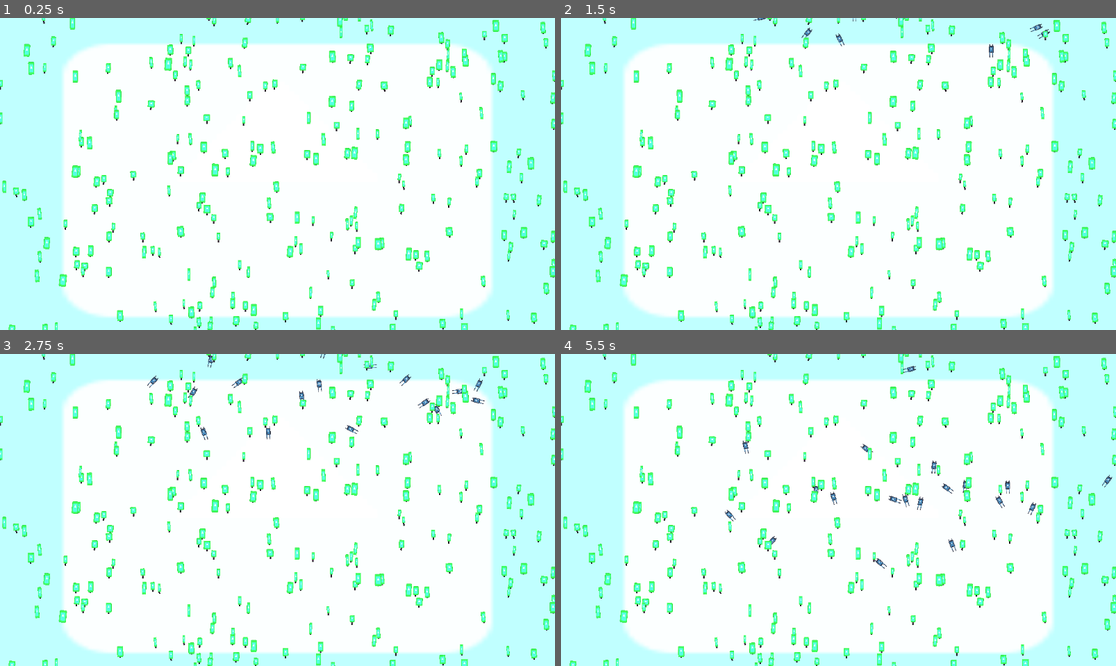
Above: before the commit, frames 1-4 (two rows, left to right).
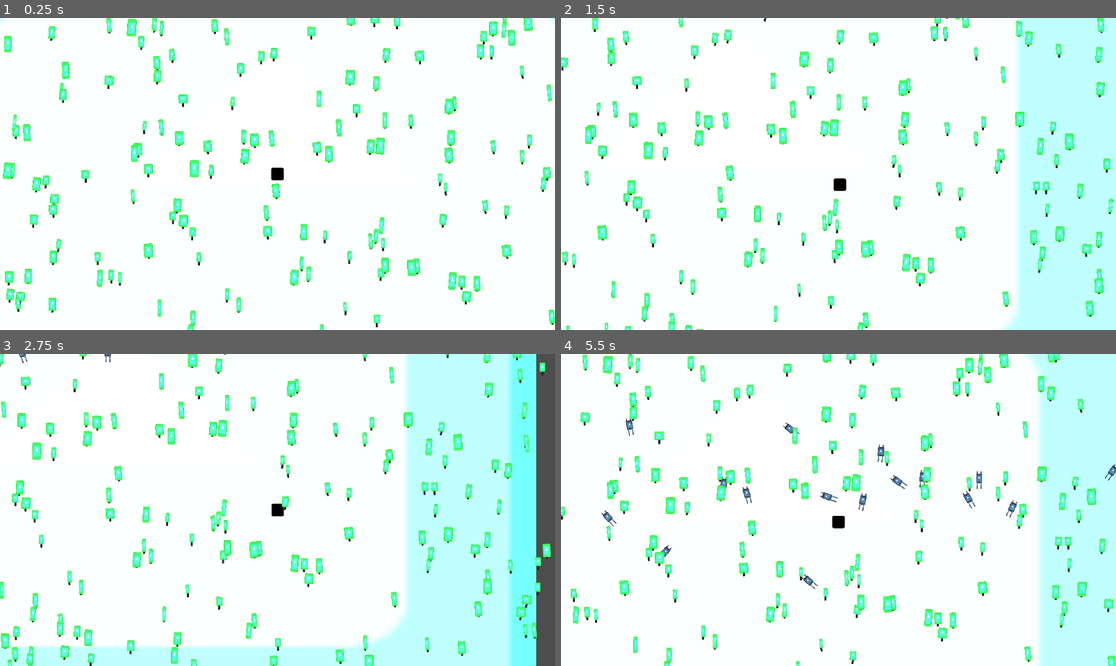
Above: after the commit, the same moments.

Repository: Beandream/GMTK23
Game: Godot game, scene res://main.tscn
Same seed, same stepped clock (60 frames per second), same inputs: the game is played once before the commit and once after it. The engine's default icon, where the game draws it, is replaced by a stand-in: a white triangle on a blue panel in a dark square.
Inputs:
- Up to frame 1 (0.25 s): no input
- Up to frame 2 (1.5 s): tap Enter at 0.5 s; hold D (right, bound only after the commit) 0.53-1.28 s; tap Space (attack, bound only after the commit) at 0.6, 1.35 s; hold S (down, bound only after the commit) from 1.28 s (still down)
- Up to frame 3 (2.75 s): release S (down, bound only after the commit) at 2.03 s; hold D (right, bound only after the commit) from 2.03 s (still down); tap Space (attack, bound only after the commit) at 2.1 s
- Up to frame 4 (5.5 s): release D (right, bound only after the commit) at 2.78 s; hold W (up, bound only after the commit) 2.78-3.53 s; tap Space (attack, bound only after the commit) every 0.75 s from 2.85 to 5.1 s; hold A (left, bound only after the commit) 3.53-5.03 s; hold S (down, bound only after the commit) from 5.03 s (still down)

The runs differ from the first frame. In frame 1, 42% of the frame differs, in the area x 0-100%, y 0-100%; in frame 2, 36%; in frame 3, 48%; in frame 4, 34%.

Commit message:
add yeti (player)

Diff:
--- a/entities/skier.gd
+++ b/entities/skier.gd
@@ -31,6 +31,9 @@
 
 
 	if position.y > 600:
-		position = Vector2(randf_range(-700, 700), -500)
+		reset()
 
 	move_and_slide()
+
+func reset():
+		position = Vector2(randf_range(-700, 700), -500)
--- a/entities/skier.tscn
+++ b/entities/skier.tscn
@@ -7,7 +7,7 @@
 radius = 64.0
 height = 192.0
 
-[node name="Skier" type="CharacterBody2D"]
+[node name="Skier" type="CharacterBody2D" groups=["Skiers"]]
 scale = Vector2(0.1, 0.1)
 script = ExtResource("1_5qhrq")
 
--- /dev/null
+++ b/entities/yeti/yeti.gd
@@ -0,0 +1,21 @@
+extends CharacterBody2D
+
+
+const SPEED = 300.0
+
+func _physics_process(delta):
+	var direction = Input.get_vector("left", "right", "up", "down")
+	if direction:
+		velocity = direction * SPEED
+	else:
+		velocity = lerp(velocity, Vector2(0, 0), 0.2)
+
+	if Input.is_action_just_pressed("attack"):
+		do_attack()
+
+	move_and_slide()
+
+func do_attack():
+	for body in $AttackRadius.get_overlapping_bodies():
+		if body.is_in_group("Skiers"):
+			body.reset()
--- /dev/null
+++ b/entities/yeti/yeti.tscn
@@ -0,0 +1,30 @@
+[gd_scene load_steps=5 format=3 uid="uid://bqiviitydcnws"]
+
+[ext_resource type="Texture2D" uid="uid://b0kl57dpjfg3m" path="res://icon.svg" id="1_11qvy"]
+[ext_resource type="Script" path="res://entities/yeti/yeti.gd" id="1_meati"]
+
+[sub_resource type="CircleShape2D" id="CircleShape2D_uidno"]
+radius = 65.6201
+
+[sub_resource type="CircleShape2D" id="CircleShape2D_xx5hj"]
+radius = 148.071
+
+[node name="Yeti" type="CharacterBody2D"]
+scale = Vector2(0.2, 0.2)
+script = ExtResource("1_meati")
+
+[node name="Sprite2D" type="Sprite2D" parent="."]
+modulate = Color(0, 0, 0, 1)
+texture = ExtResource("1_11qvy")
+
+[node name="CollisionShape2D" type="CollisionShape2D" parent="."]
+shape = SubResource("CircleShape2D_uidno")
+
+[node name="Camera2D" type="Camera2D" parent="."]
+position_smoothing_enabled = true
+position_smoothing_speed = 10.0
+
+[node name="AttackRadius" type="Area2D" parent="."]
+
+[node name="CollisionShape2D" type="CollisionShape2D" parent="AttackRadius"]
+shape = SubResource("CircleShape2D_xx5hj")
--- a/main.tscn
+++ b/main.tscn
@@ -1,10 +1,10 @@
-[gd_scene load_steps=2 format=3 uid="uid://vrnr4nq5t25s"]
+[gd_scene load_steps=3 format=3 uid="uid://vrnr4nq5t25s"]
 
+[ext_resource type="PackedScene" uid="uid://bqiviitydcnws" path="res://entities/yeti/yeti.tscn" id="2_j8eod"]
 [ext_resource type="PackedScene" uid="uid://l47tjt8yxqvj" path="res://world/level.tscn" id="2_xa3v5"]
 
 [node name="Main" type="Node2D"]
 
 [node name="Level" parent="." instance=ExtResource("2_xa3v5")]
 
-[node name="Camera2D" type="Camera2D" parent="."]
-zoom = Vector2(0.75, 0.75)
+[node name="Yeti" parent="." instance=ExtResource("2_j8eod")]
--- a/project.godot
+++ b/project.godot
@@ -14,3 +14,40 @@
 run/main_scene="res://main.tscn"
 config/features=PackedStringArray("4.1", "Forward Plus")
 config/icon="res://icon.svg"
+
+[input]
+
+left={
+"deadzone": 0.5,
+"events": [Object(InputEventKey,"resource_local_to_scene":false,"resource_name":"","device":-1,"window_id":0,"alt_pressed":false,"shift_pressed":false,"ctrl_pressed":false,"meta_pressed":false,"pressed":false,"keycode":0,"physical_keycode":65,"key_label":0,"unicode":97,"echo":false,"script":null)
+, Object(InputEventKey,"resource_local_to_scene":false,"resource_name":"","device":-1,"window_id":0,"alt_pressed":false,"shift_pressed":false,"ctrl_pressed":false,"meta_pressed":false,"pressed":false,"keycode":0,"physical_keycode":4194319,"key_label":0,"unicode":0,"echo":false,"script":null)
+, Object(InputEventJoypadMotion,"resource_local_to_scene":false,"resource_name":"","device":-1,"axis":0,"axis_value":-1.0,"script":null)
+]
+}
+right={
+"deadzone": 0.5,
+"events": [Object(InputEventKey,"resource_local_to_scene":false,"resource_name":"","device":-1,"window_id":0,"alt_pressed":false,"shift_pressed":false,"ctrl_pressed":false,"meta_pressed":false,"pressed":false,"keycode":0,"physical_keycode":68,"key_label":0,"unicode":100,"echo":false,"script":null)
+, Object(InputEventKey,"resource_local_to_scene":false,"resource_name":"","device":-1,"window_id":0,"alt_pressed":false,"shift_pressed":false,"ctrl_pressed":false,"meta_pressed":false,"pressed":false,"keycode":0,"physical_keycode":4194321,"key_label":0,"unicode":0,"echo":false,"script":null)
+, Object(InputEventJoypadMotion,"resource_local_to_scene":false,"resource_name":"","device":-1,"axis":0,"axis_value":1.0,"script":null)
+]
+}
+up={
+"deadzone": 0.5,
+"events": [Object(InputEventKey,"resource_local_to_scene":false,"resource_name":"","device":-1,"window_id":0,"alt_pressed":false,"shift_pressed":false,"ctrl_pressed":false,"meta_pressed":false,"pressed":false,"keycode":0,"physical_keycode":87,"key_label":0,"unicode":119,"echo":false,"script":null)
+, Object(InputEventKey,"resource_local_to_scene":false,"resource_name":"","device":-1,"window_id":0,"alt_pressed":false,"shift_pressed":false,"ctrl_pressed":false,"meta_pressed":false,"pressed":false,"keycode":0,"physical_keycode":4194320,"key_label":0,"unicode":0,"echo":false,"script":null)
+, Object(InputEventJoypadMotion,"resource_local_to_scene":false,"resource_name":"","device":-1,"axis":1,"axis_value":-1.0,"script":null)
+]
+}
+down={
+"deadzone": 0.5,
+"events": [Object(InputEventKey,"resource_local_to_scene":false,"resource_name":"","device":-1,"window_id":0,"alt_pressed":false,"shift_pressed":false,"ctrl_pressed":false,"meta_pressed":false,"pressed":false,"keycode":0,"physical_keycode":83,"key_label":0,"unicode":115,"echo":false,"script":null)
+, Object(InputEventKey,"resource_local_to_scene":false,"resource_name":"","device":-1,"window_id":0,"alt_pressed":false,"shift_pressed":false,"ctrl_pressed":false,"meta_pressed":false,"pressed":false,"keycode":0,"physical_keycode":4194322,"key_label":0,"unicode":0,"echo":false,"script":null)
+, Object(InputEventJoypadMotion,"resource_local_to_scene":false,"resource_name":"","device":-1,"axis":1,"axis_value":1.0,"script":null)
+]
+}
+attack={
+"deadzone": 0.5,
+"events": [Object(InputEventKey,"resource_local_to_scene":false,"resource_name":"","device":-1,"window_id":0,"alt_pressed":false,"shift_pressed":false,"ctrl_pressed":false,"meta_pressed":false,"pressed":false,"keycode":0,"physical_keycode":32,"key_label":0,"unicode":32,"echo":false,"script":null)
+, Object(InputEventJoypadButton,"resource_local_to_scene":false,"resource_name":"","device":-1,"button_index":0,"pressure":0.0,"pressed":false,"script":null)
+]
+}
